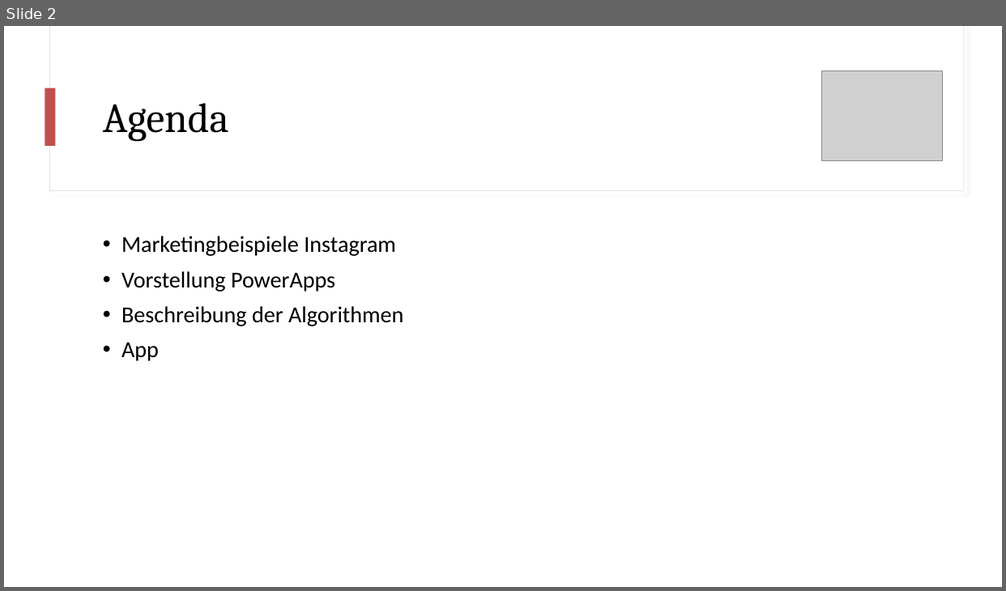
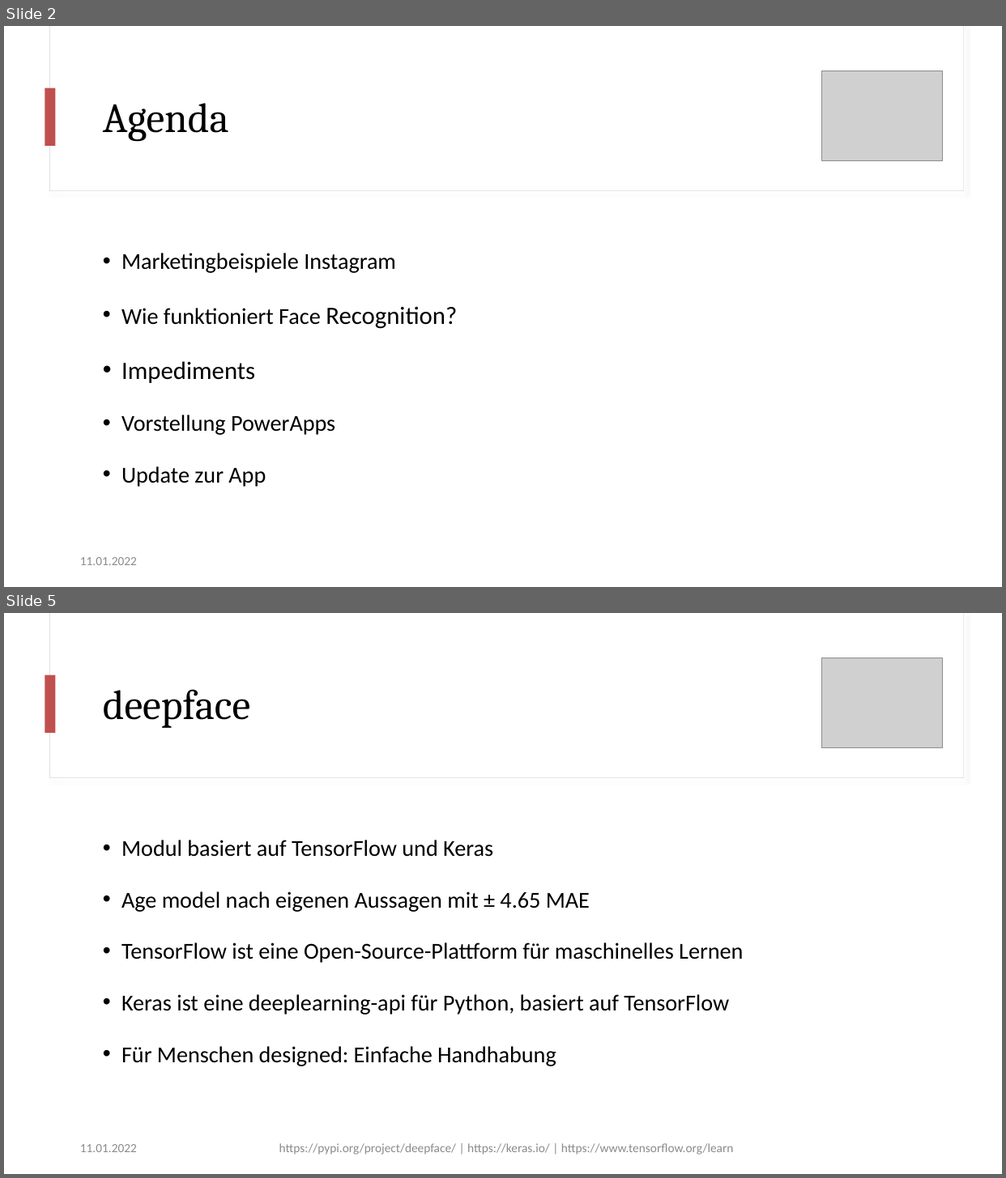
Before and after one commit to florian-frey/FaceBank, a slide deck: presentations/presentation-22_01_13.pptx. Shown one above the other, each under a label of ours: slide 2 before the commit, slides 2 and 5 after it; the slides between them are not shown. The pictures are 1006x591 and 1006x1178 pixels, drawn with LibreOffice and Linux fonts; fonts in the diff are those of the drawing; grey boxes stand for pictures. Boxes give left, top, right and bottom in pixels: in the first picture for what was removed or moved away, otherwise in the second. Text is boxed around its words. In the diff, an @@ line names an element or a change of style, - is before the commit and + after.

```diff
--- a/presentations/presentation-22_01_13.pptx
+++ b/presentations/presentation-22_01_13.pptx
@@ slide 5 added at (4,613,1002,1174), background #FFFFFF @@
@@ rectangle added at (49,613,964,778), fill #FFFFFF, outline #E1E1E1 0.75 pt @@
@@ rectangle added at (50,613,964,777), fill #FFFFFF @@
@@ picture added at (822,658,942,747) @@
@@ rectangle added at (45,675,56,733), fill #C0504D @@
@@ title added at (103,689,250,728), 40 pt, text #000000 @@
+deepface
@@ text added at (121,840,743,1067), 22 pt, text #000000 @@
+• Modul basiert auf TensorFlow und Keras
+• Age model nach eigenen Aussagen mit ± 4.65 MAE
+• TensorFlow ist eine Open-Source-Plattform für maschinelles Lernen
+• Keras ist eine deeplearning-api für Python, basiert auf TensorFlow
+• Für Menschen designed: Einfache Handhabung
@@ text added at (80,1144,137,1152), 12 pt, text #8C8C8C @@
+11.01.2022
@@ text added at (279,1144,734,1155), 12 pt, text #8C8C8C @@
+https://pypi.org/project/deepface/ | https://keras.io/ | https://www.tensorflow.org/learn
@@ slide 2 changed as well @@
@@ text at (121,253,396,435): line spacing 0.9 to 1.5 @@
@@ text at (121,306,457,383): paragraphs added @@
+• Wie funktioniert Face Recognition?
+• Impediments
@@ text at (121,467,266,487): text changed @@
-• Beschreibung der Algorithmen
-• App
+• Update zur App
@@ text added at (80,557,137,565), 12 pt, text #8C8C8C @@
+11.01.2022
```
Also in this commit, not shown: 1 other slide changed, 7 other slides added, 1 slide removed.
